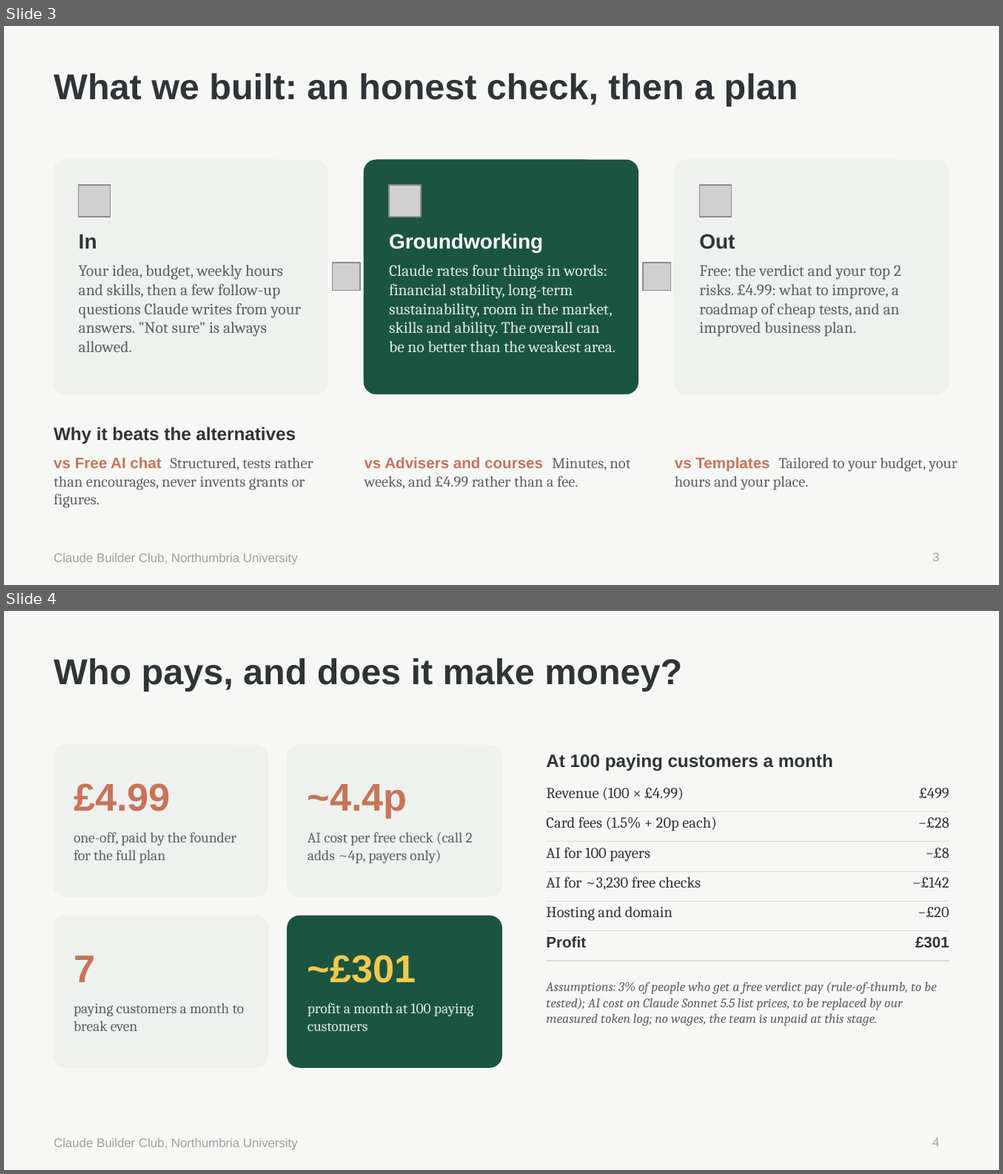
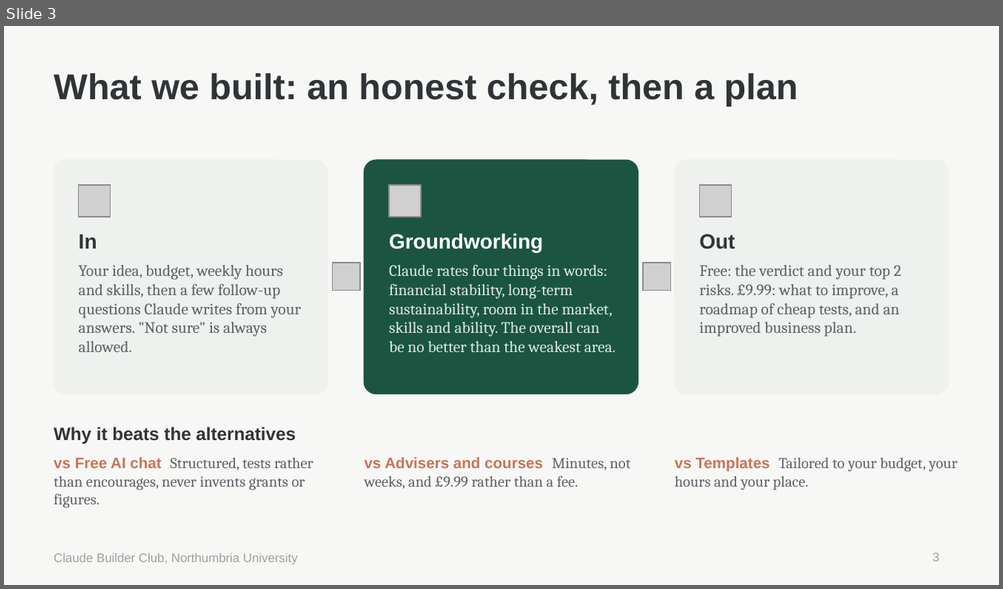
Before and after one commit to Zgodders207/CBC-AutumnHackathon, a slide deck: groundworking-pitch.pptx. Shown one above the other, each under a label of ours: slides 3 and 4 before the commit, slide 3 after it. The pictures are 1003x1174 and 1003x589 pixels, drawn with LibreOffice and Linux fonts; fonts in the diff are those of the drawing; grey boxes stand for pictures. Boxes give left, top, right and bottom in pixels: in the first picture for what was removed or moved away, otherwise in the second. Text is boxed around its words. In the diff, an @@ line names an element or a change of style, - is before the commit and + after.

```diff
--- a/groundworking-pitch.pptx
+++ b/groundworking-pitch.pptx
@@ slide 4 removed at [4, 611, 999, 1170], background #F7F8F6; not listed: 1 template element that a slide beside it also shows @@
@@ title removed at [54, 658, 682, 692] @@
-Who pays, and does it make money?
@@ rounded rectangle removed at [54, 745, 267, 897] @@
@@ rounded rectangle removed at [287, 745, 501, 897] @@
@@ text removed at [546, 754, 833, 771] @@
-At 100 paying customers a month
@@ text removed at [74, 783, 170, 812] @@
-£4.99
@@ text removed at [307, 784, 407, 819] @@
-~4.4p
@@ table removed at [546, 782, 949, 951], 6 rows, 2 columns @@
-Revenue (100 × £4.99) | £499
-Card fees (1.5% + 20p each) | −£28
-AI for 100 payers | −£8
-AI for ~3,230 free checks | −£142
-Hosting and domain | −£20
-Profit | £301
@@ text removed at [74, 832, 236, 863] @@
-one-off, paid by the founder for the full plan
@@ text removed at [307, 832, 472, 863] @@
-AI cost per free check (call 2 adds ~4p, payers only)
@@ rounded rectangle removed at [54, 917, 267, 1068] @@
@@ rounded rectangle removed at [287, 917, 501, 1068] @@
@@ text removed at [74, 956, 95, 982] @@
-7
@@ text removed at [307, 955, 416, 983] @@
-~£301
@@ text removed at [546, 982, 936, 1026] @@
-Assumptions: 3% of people who get a free verdict pay (rule-of-thumb, to be tested); AI cost on Claude Sonnet 5.5 list prices, to be replaced by our measured token log; no wages, the team is unpaid at this stage.
@@ text removed at [74, 1003, 244, 1031] @@
-paying customers a month to break even
@@ text removed at [307, 1003, 473, 1031] @@
-profit a month at 100 paying customers
@@ page number removed at [932, 1138, 939, 1147] @@
-4
@@ slide 3 changed as well @@
@@ text at [699, 265, 901, 337]: text changed @@
-Free: the verdict and your top 2 risks. £4.99: what to improve, a roadmap of cheap tests, and an improved business plan.
+Free: the verdict and your top 2 risks. £9.99: what to improve, a roadmap of cheap tests, and an improved business plan.
@@ text at [364, 457, 630, 489]: text changed @@
-vs Advisers and courses Minutes, not weeks, and £4.99 rather than a fee.
+vs Advisers and courses Minutes, not weeks, and £9.99 rather than a fee.
```
Also in this commit, not shown: 4 other slides changed, 2 slides added.
